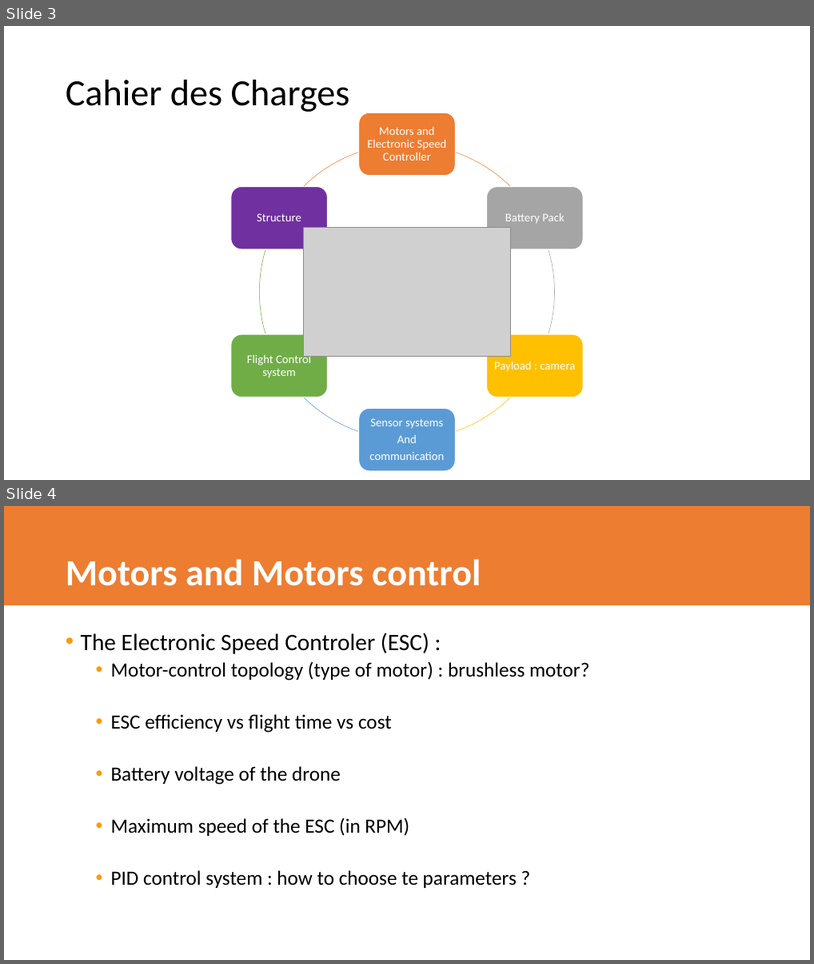
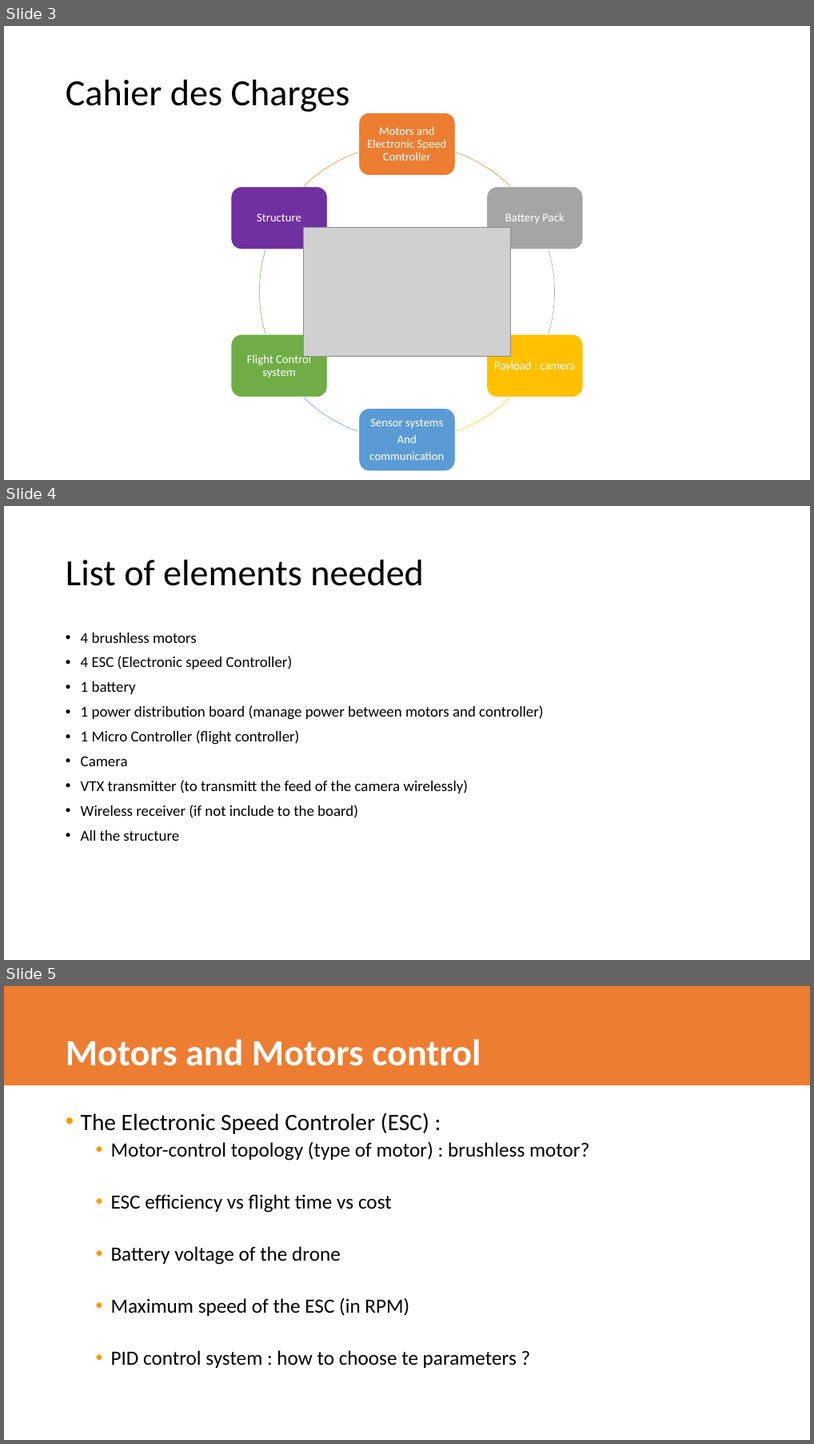
Before and after one commit to delhayead/Drone-Project, a slide deck: Présentation1.pptx. Shown one above the other, each under a label of ours: slides 3 and 4 before the commit, slides 3, 4 and 5 after it. The pictures are 814x964 and 814x1444 pixels, drawn with LibreOffice and Linux fonts; fonts in the diff are those of the drawing; grey boxes stand for pictures; background and template pictures are left out. Boxes give left, top, right and bottom in pixels: in the first picture for what was removed or moved away, otherwise in the second. Text is boxed around its words. In the diff, an @@ line names an element or a change of style, - is before the commit and + after.

```diff
--- a/Présentation1.pptx
+++ b/Présentation1.pptx
@@ slide 4 added at bbox=[4, 506, 810, 960], background #FFFFFF @@
@@ title added at bbox=[66, 560, 424, 586], 44 pt, text #000000 @@
+List of elements needed
@@ text added at bbox=[81, 632, 543, 840], 18 pt, text #000000 @@
+• 4 brushless motors
+• 4 ESC (Electronic speed Controller)
+• 1 battery
+• 1 power distribution board (manage power between motors and controller)
+• 1 Micro Controller (flight controller)
+• Camera
+• VTX transmitter (to transmitt the feed of the camera wirelessly)
+• Wireless receiver (if not include to the board)
+• All the structure
@@ what was slide 4 is now slide 5 @@
```
Also in this commit, not shown: 2 slides changed, 2 other slides added.
